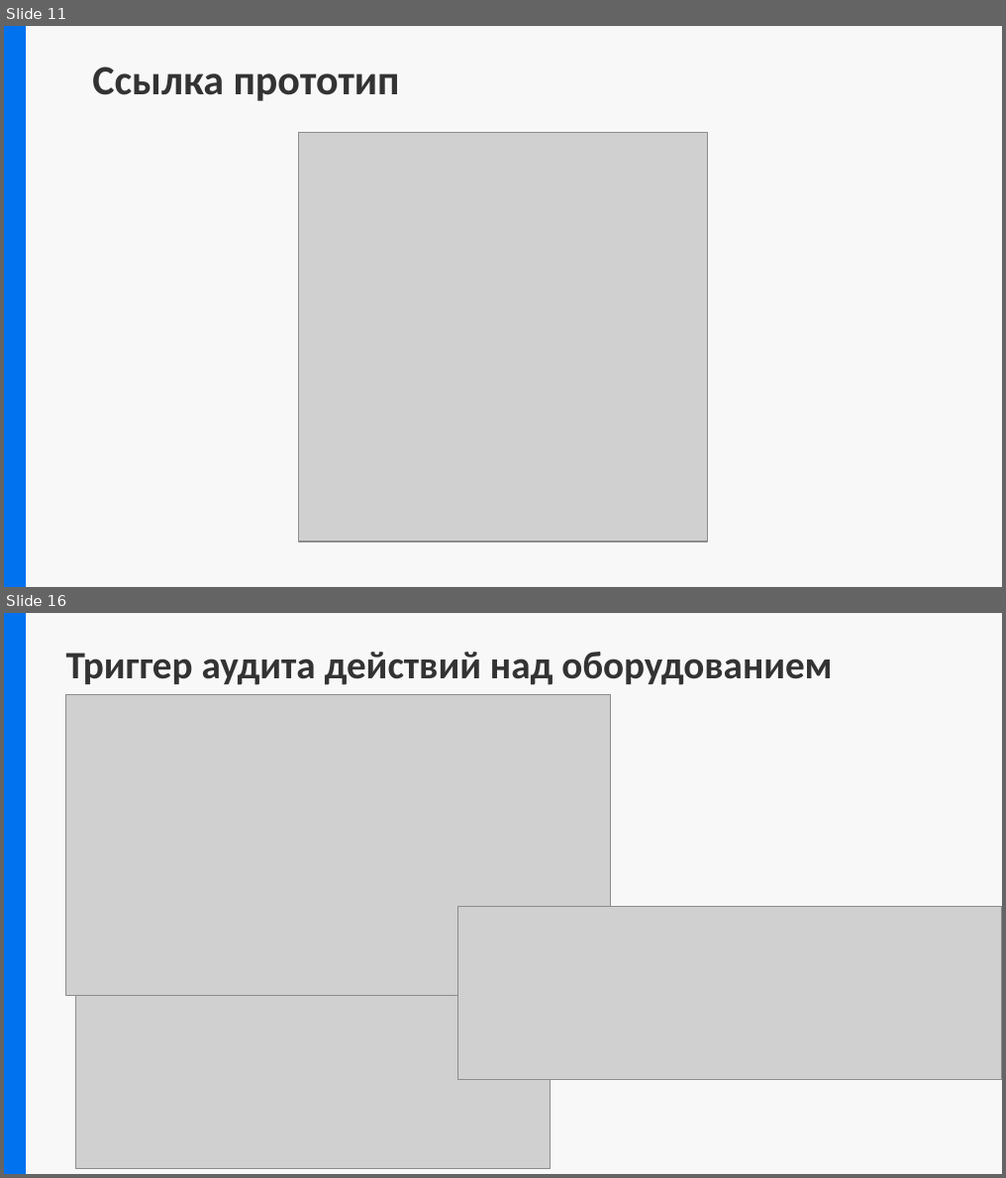
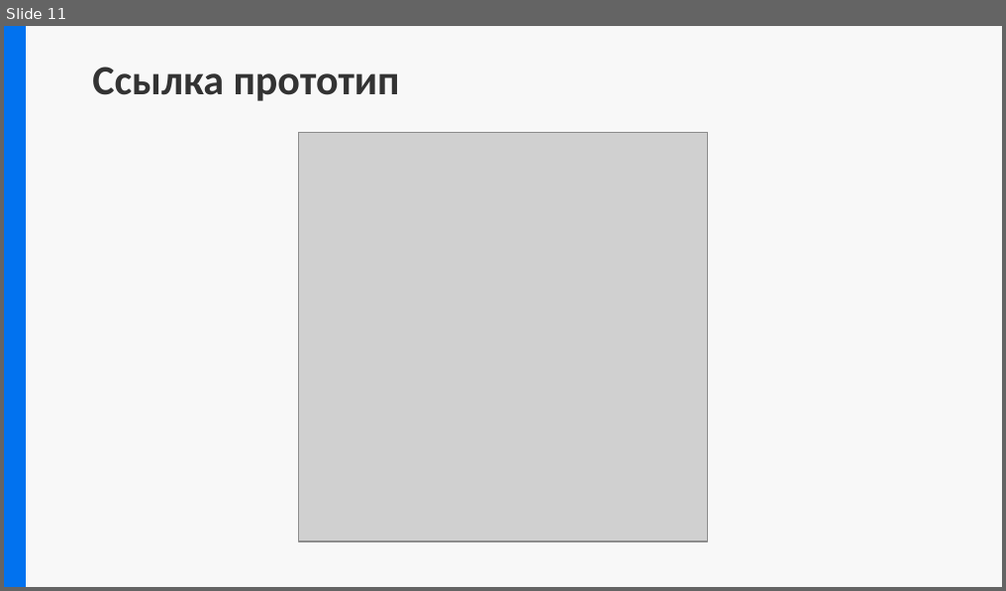
Before and after one commit to Comper123/MyCollege, a slide deck: docs/Предзащита.pptx. Shown one above the other, each under a label of ours: slides 11 and 16 before the commit, slide 11 after it; the slides between them are not shown. The pictures are 1006x1178 and 1006x591 pixels, drawn with LibreOffice and Linux fonts; fonts in the diff are those of the drawing; grey boxes stand for pictures. Boxes give left, top, right and bottom in pixels: in the first picture for what was removed or moved away, otherwise in the second. Text is boxed around its words. In the diff, an @@ line names an element or a change of style, - is before the commit and + after.

```diff
--- a/docs/Предзащита.pptx
+++ b/docs/Предзащита.pptx
@@ slide 16 removed at <box>4,613,1002,1174</box>, background #F8F8F8; not listed: 4 template elements that a slide beside it also shows @@
@@ rectangle removed at <box>4,613,24,1173</box> @@
@@ title removed at <box>66,652,832,685</box> @@
-Триггер аудита действий над оборудованием
@@ picture removed at <box>65,695,610,995</box> @@
@@ picture removed at <box>458,906,1002,1080</box> @@
@@ rectangle removed at <box>651,916,1002,1174</box> @@
@@ picture removed at <box>76,995,549,1168</box> @@
```
Also in this commit, not shown: 6 slides changed, 2 slides added, 19 other files.
